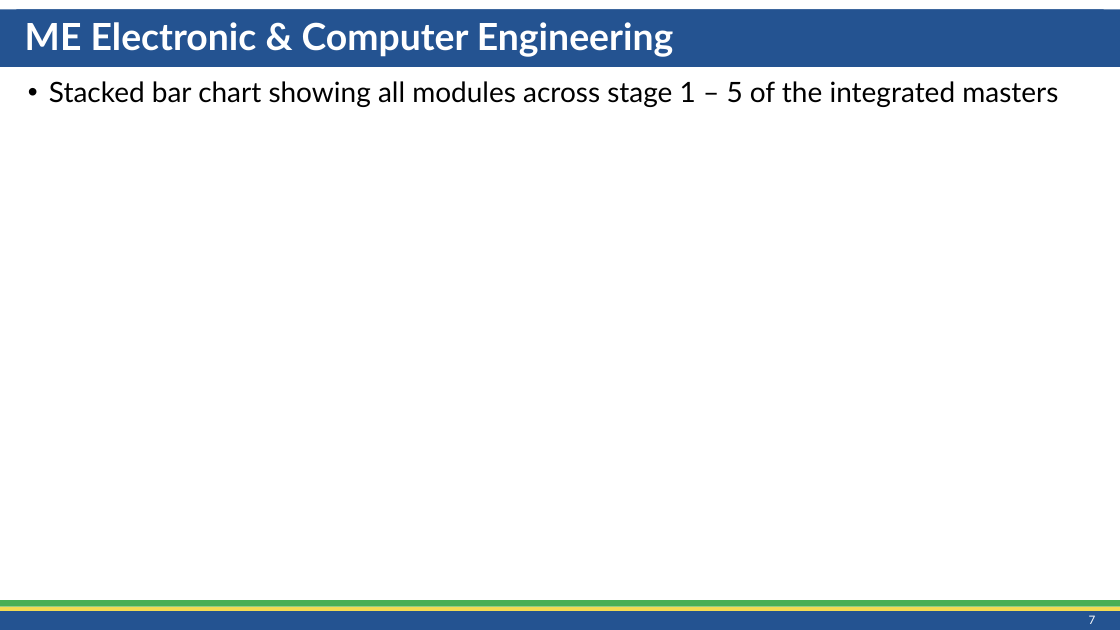
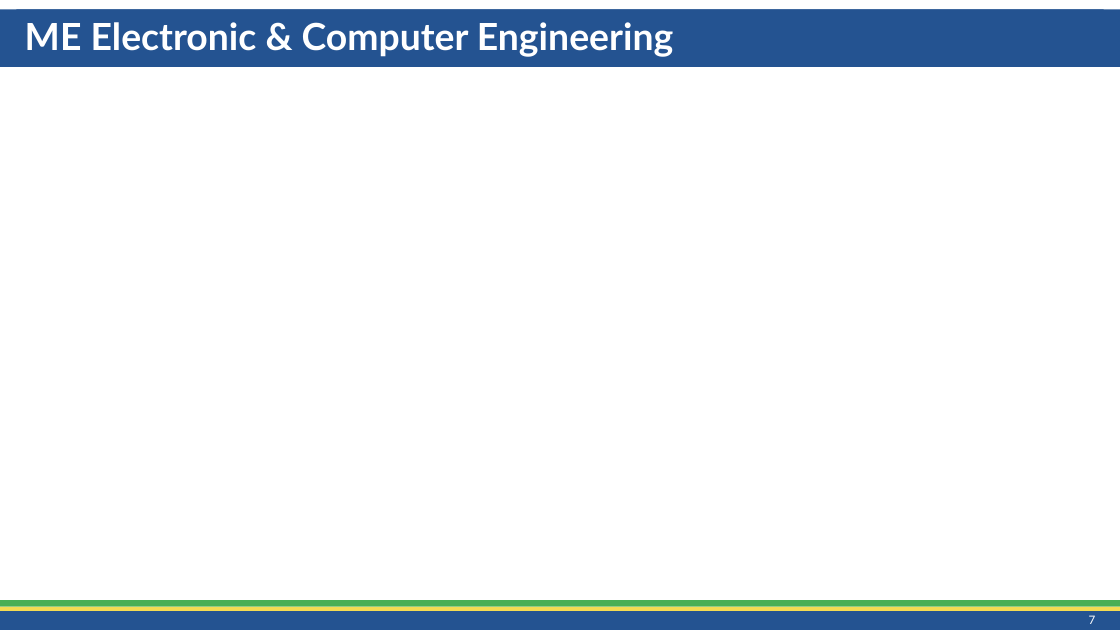
Before and after one commit to CathaloFaolain/ChatGPTAssessment, a slide deck: slide 7 of Slides/Schools Snapshot/AssessmentOverview_SEEE_202306.pptx. Drawn at 1120x630 pixels with LibreOffice and Linux fonts; fonts in the diff are those of the drawing. Boxes give left, top, right and bottom in pixels: in the first picture for what was removed or moved away, otherwise in the second. Text is boxed around its words. In the diff, an @@ line names an element or a change of style, - is before the commit and + after.

```diff
--- a/Slides/Schools Snapshot/AssessmentOverview_SEEE_202306.pptx
+++ b/Slides/Schools Snapshot/AssessmentOverview_SEEE_202306.pptx
@@ text removed at box(49, 81, 1058, 107) @@
-• Stacked bar chart showing all modules across stage 1 – 5 of the integrated masters
```
Also in this commit, not shown: 5 other slides changed, 2 slides added, 2 slides removed, 18 other files.
